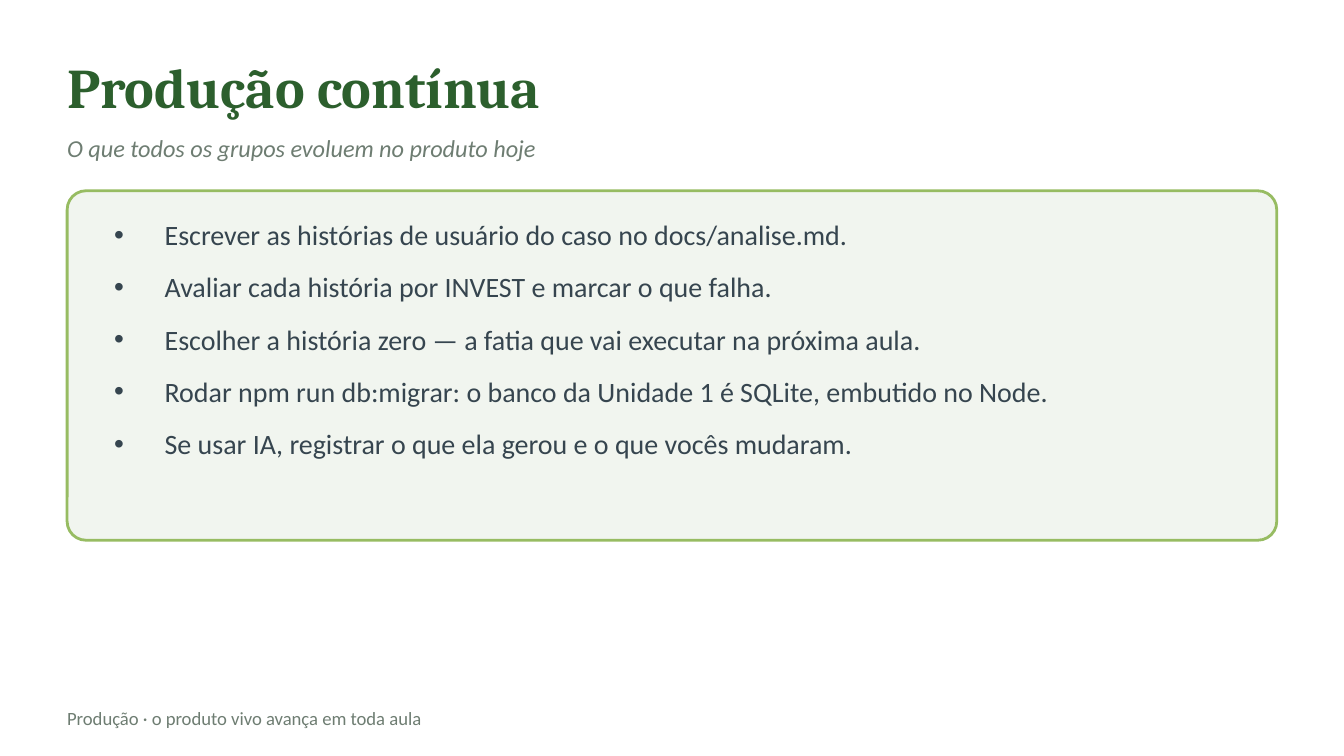
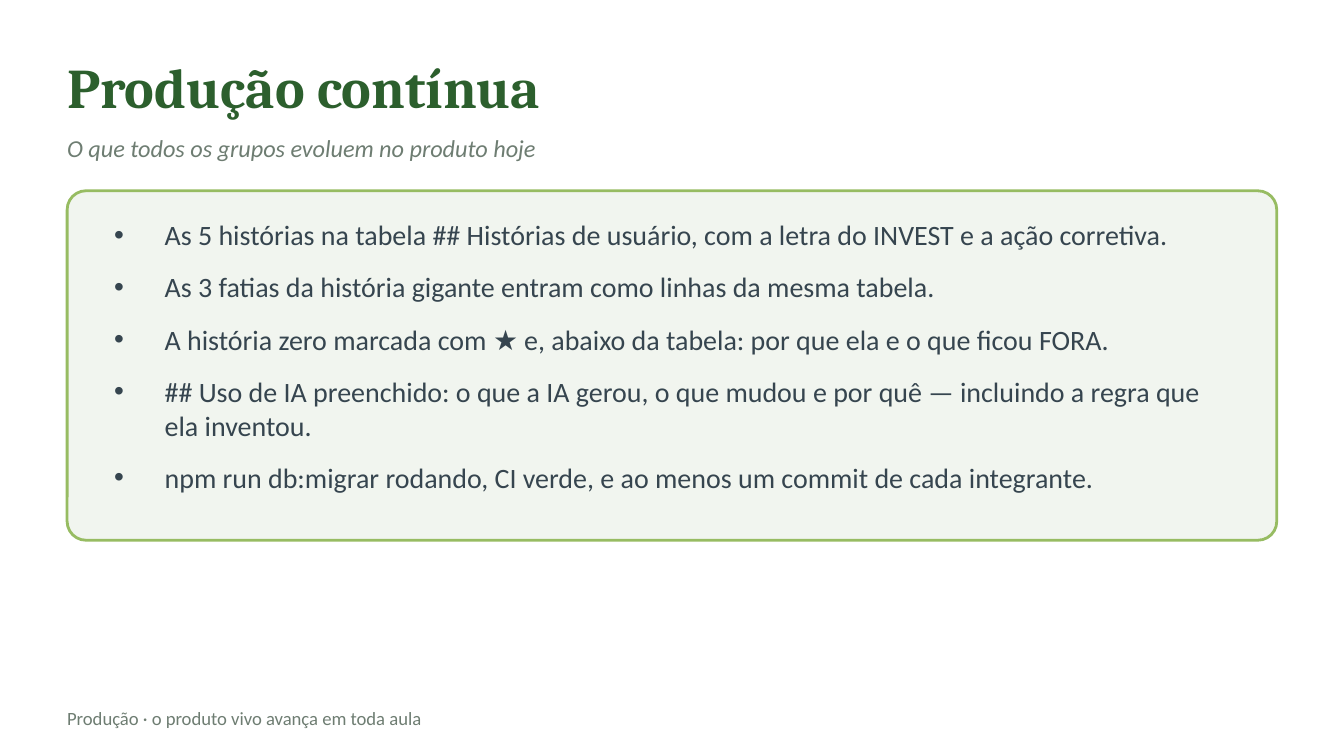
Before and after one commit to CatolicaSC-EngSoft/g1126-analise-projeto-desenvolvimento-agil-alunos, a slide deck: slide 27 of slides/aula-03-requisitos-historias-usuario.pptx (slide 13 before the commit). Drawn at 1344x756 pixels with LibreOffice and Linux fonts; fonts in the diff are those of the drawing. Boxes give left, top, right and bottom in pixels: in the first picture for what was removed or moved away, otherwise in the second. Text is boxed around its words. In the diff, an @@ line names an element or a change of style, - is before the commit and + after.

Commit message:
Aula 3: detalhamento do encontro, deck com infográficos e enunciado da atividade

```diff
--- a/slides/aula-03-requisitos-historias-usuario.pptx
+++ b/slides/aula-03-requisitos-historias-usuario.pptx
@@ text at [165,225,1199,493]: text changed @@
-• Escrever as histórias de usuário do caso no docs/analise.md.
-• Avaliar cada história por INVEST e marcar o que falha.
-• Escolher a história zero — a fatia que vai executar na próxima aula.
-• Rodar npm run db:migrar: o banco da Unidade 1 é SQLite, embutido no Node.
-• Se usar IA, registrar o que ela gerou e o que vocês mudaram.
+• As 5 histórias na tabela ## Histórias de usuário, com a letra do INVEST e a ação corretiva.
+• As 3 fatias da história gigante entram como linhas da mesma tabela.
+• A história zero marcada com ★ e, abaixo da tabela: por que ela e o que ficou FORA.
+• ## Uso de IA preenchido: o que a IA gerou, o que mudou e por quê — incluindo a regra que ela inventou.
+• npm run db:migrar rodando, CI verde, e ao menos um commit de cada integrante.
```
Also in this commit, not shown: 11 other slides changed, 17 slides added, 3 slides removed, 2 other files.
